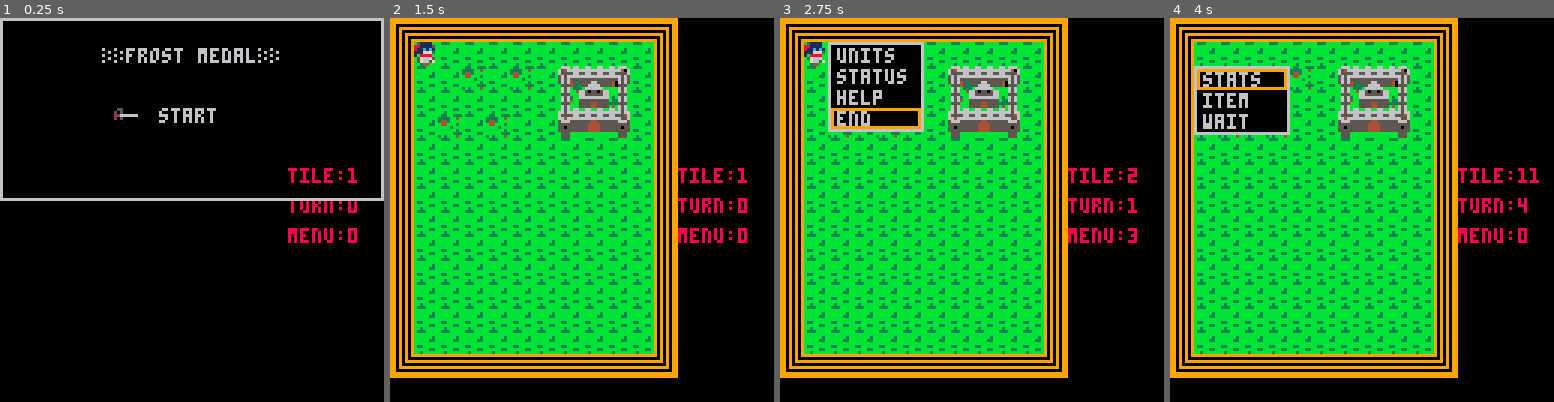
Above: before the commit, frames 1-4 (left to right).
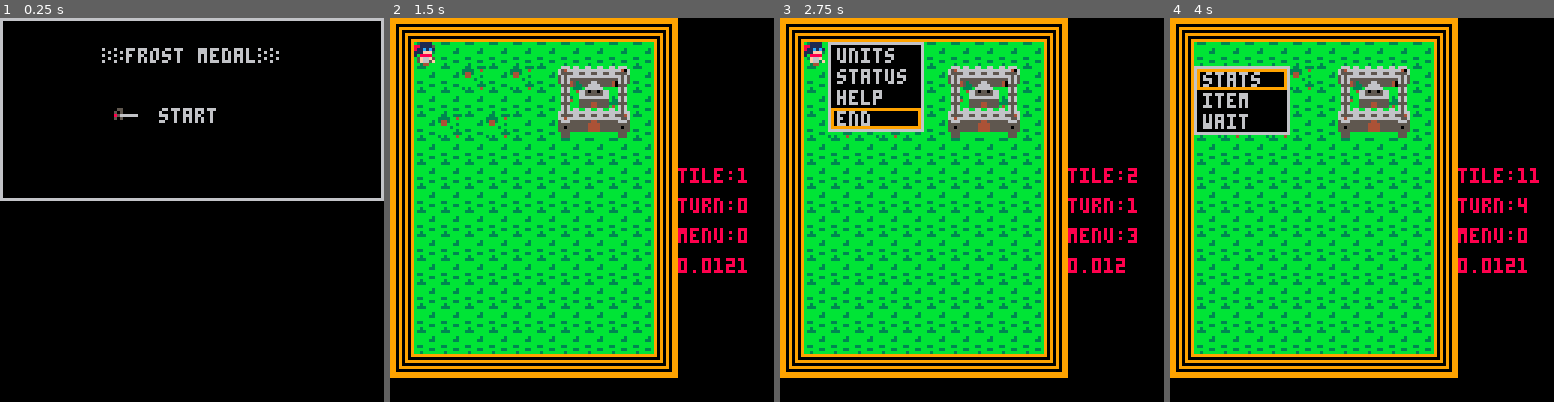
Above: after the commit, the same moments.

Repository: superbottles/frost_medal
Game: PICO-8 cartridge frost_medal.p8
The game is run twice, just before and just after one commit, with the same random seed, the same clock (stepped at 60 frames per second) and the same inputs.
Inputs:
- Up to frame 1 (0.25 s): no input
- Up to frame 2 (1.5 s): tap X (X key) at 0.33, 1.07 s; tap O (Z key) at 0.7 s
- Up to frame 3 (2.75 s): hold Right 1.6-2.1 s; tap O (Z key) at 1.7, 2.1, 2.5 s; tap X (X key) at 1.85 s; hold Up 2.15-2.42 s; hold Right from 2.47 s (still down)
- Up to frame 4 (4 s): tap O (Z key) at 2.9, 3.3, 3.7 s; tap X (X key) at 2.97 s; release Right at 3.03 s; hold Left 3.08-3.58 s; hold Down 3.63-3.97 s

The runs differ from the first frame. In frame 1, 0.8% of the frame differs, in the area x 75-93%, y 39-59%; in frame 2, 0.3%; in frame 3, 0.3%; in frame 4, 0.3%.

Commit message:
Slight restructuring
Reorganized some sections before committing so I can pull from a new
platform.

Diff:
--- a/frost_medal.p8
+++ b/frost_medal.p8
@@ -1,16 +1,23 @@
 pico-8 cartridge // http://www.pico-8.com
 version 8
 __lua__
+--frost medal
+--an inspired fantasy rpg
 --[[
   author:bootles
   date: 5/15/2017
   sorry about the density of comments and notes!
   notes:
+  -restructure the draw_spr function to accept a sprite structure only.
+  currently structure members are passed alongside and it makes no sense
+  -the way unit movement is implemented is cool and all, but it should
+  obey the tile boundaries and move full tiles before shifting direction
   -how should i manage remembering the last unit used in an operating?
   i need to consider which game states require a unit as it's all based
   on global state. i guess all states that require a "remembered" unit
   will have to handle a global variable and be responsible for resetting it
   when implemented just reset to nil and nil check every op after that
+  (co-routines are probably the best solution)
   -new thought for menus: all menu text should be in one table, all menus
   after another. another table will be written that indexes each menu's
   starting point in the first menu plus it's "length"
@@ -24,6 +31,7 @@
   currently only two frames long so i should extend if possible
 --]]
 
+----constants
 --buttons
 left=0
 right=1
@@ -32,52 +40,10 @@
 confirm=4
 cancel=5
 
---gamemode,title=0,game=1
-gamemode=0
-
---[[ turn phases
-  0=cursor
-  1=action menu
-  2=moving character
-  3=animating move
-  3.5=moving back(may be changed)
-  4=unit menu
-  4.1=stats menu
---]]
-turnmode = 0
-
---menu cursor item
---should be reset after use!
-m_item = 0
-
---[[
-  temp vars for movement movechar saves the char in movement in case the user
-  wants to cancel. yhalf is used to circumvent moving one full tile per frame on
-  the y-axis,the slower animation looks better.
---]]
-movechar = nil
-yhalf = 0
-
---"tile" state
---[[
-  current tile cursor is on,where a tile is 8x8 pixels. used mostly to avoid
-  moving cursor beyond board bounds. prev tile is used for moving characters
-  from tile to tile. reset after used!
---]]
-cur_tile = 1
-prev_tile = nil
-
 --size of char in pixels
 --rough estimate but it works
 char_w = 4
 char_h = 5
-
---frame counter
---[[
-  all animated sprites are done in two frames using this counter. sp1 if
-  f<15, sp2 if f>=15
---]]
-frames = 0
 
 --menu item table
 act_menu = {
@@ -96,6 +62,51 @@
   "skl","spd","luk","def","res","mov"
 }
 
+----globals
+--gamemode,title=0,game=1
+gamemode=0
+
+--[[ turn phases
+  0=cursor
+  1=action menu
+  2=moving character
+  3=animating move
+  3.5=moving back(may be changed)
+  4=unit menu
+  4.1=stats menu
+--]]
+turnmode = 0
+
+--menu cursor item
+--should be reset after use!
+m_item = 0
+
+--[[
+  temp vars for movement movechar saves the char in movement in case the user
+  wants to cancel. yhalf is used to circumvent moving one full tile per frame on
+  the y-axis,the slower animation looks better.note:coroutines?
+--]]
+movechar = nil
+yhalf = 0
+
+--"tile" state
+--[[
+  current tile cursor is on,where a tile is 8x8 pixels. used mostly to avoid
+  moving cursor beyond board bounds. prev tile is used for moving characters
+  from tile to tile. reset after used!
+--]]
+cur_tile = 1
+prev_tile = nil
+
+--unit in use (used for moving)
+global_unit = nil
+
+--frame counter
+--[[
+  all animated sprites are done in two frames using this counter. sp1 if
+  f<15, sp2 if f>=15
+--]]
+frames = 0
 
 --sprite table
 s_char = {x=8,y=8,sp=16,mv=18,t=1}
@@ -109,9 +120,6 @@
 enemy = {}
 allunits = {player,enemy}
 
---unit in use (used for moving)
-global_unit = nil
-
 --map table
 maps = {one={0,0,0,0,10,10}}
 
@@ -119,12 +127,6 @@
 debug = true
 function _draw()
 	cls()
-  --debug info printed
-  if debug then
-    print("tile:"..cur_tile,96,50,8)
-    print("turn:"..turnmode,96,60,8)
-    print("menu:"..m_item,96,70,8)
-  end
 	---title menu
 	if (gamemode == 0) then
 		rect(0,0,127,60,6)
@@ -134,6 +136,13 @@
 	end
 	---game(map 1)
 	if (gamemode == 1) then
+    --debug info printed
+    if debug then
+      print("tile:"..cur_tile,96,50,8)
+      print("turn:"..turnmode,96,60,8)
+      print("menu:"..m_item,96,70,8)
+      print(""..stat(1),96,80,8)
+    end
 		map(maps["one"])
 		spr(draw_spr(curs),curs.x,curs.y)
 		spr(draw_spr(s_char),s_char.x,s_char.y)
@@ -185,37 +194,34 @@
 end
 
 --[[
-  will be used to draw all menus.
-  for now only includes action
-  menu.
+  will be used to draw all menus? currenly only draws interactive menus that
+  don't draw in unit/map data. stats menu drawing is separate but may
+  be combined later
 --]]
 function draw_menu(items,cursor)
-	--[[
-    menu window this function's magic numbers can be very hard to follow so
-    i'm adding tons of comments
-	--]]
   local len = #items
   --print(len,0,0,8) --old
   --[[
-    m_y is is the second y coord. to draw the menu rectangle.
-    character height for each menu item plus a 2 pixel buffer, one
-    pixel above and below each item.
+    i honestly forget exactly how i came to this formula. it creates
+    the second y coordinate to use to draw the menu. each menu element
+    has a 1 pixel wide buffer above and below so a cursor can be drawn
+    to highlight it like a box.
   --]]
   local m_y = char_h*len + ((len-1) * 2+3)
 
   --the added 31 is an arbitrary menu width
   rect(curs.x,curs.y,curs.x+31,m_y+curs.y,6)
   rectfill(curs.x+1,curs.y+1,curs.x+30,m_y+curs.y-1,0)
+
   --menu items
   --spaced by 7 chars on y-axis
-  --[[
-    least symbol heavy way to use a two-var for loop in lua?
-  --]]
+  --(character height + 2 pixel buffer mentioned above)
   local j = curs.y + 2
   for i=1,len do
     print(items[i],curs.x+3,j,6)
     j += 7
   end
+
 	--menu cursor
   if cursor then
     mcurs.x = curs.x + 1
@@ -224,6 +230,37 @@
   end
 end
 
+--[[
+  a non-interactive, customized version of draw_menu specifically
+  made for the stats menu. this function may stay separate from
+  draw_menu, but written to handle all non-interactive menus as they
+  come
+]]
+function draw_stats_menu(unit)
+  local len = #stat_menu
+  local m_y = char_h*len + ((len-1) * 2+3)
+
+  rect(curs.x,curs.y,curs.x+41,m_y+curs.y,6)
+  rectfill(curs.x+1,curs.y+1,curs.x+40,m_y+curs.y-1,0)
+
+  local y_print_offset = curs.y + 2
+  for i=1,#stat_menu do
+    if i == 1 then --name
+      print(unit[i],curs.x+3,y_print_offset,6)
+    end
+    if i == 2 then --class
+      print(unit[i],curs.x+3,y_print_offset,6)
+    end
+    if i == 3 then --hp
+      print(unit[i].."/"..unit[i+1],curs.x+3,y_print_offset,6)
+    end
+    if i > 4 then
+      print(stat_menu[i].." : "..unit[i],curs.x+3,y_print_offset,6)
+    end
+    y_print_offset += 7
+  end
+end
+
 --moves cursor
 function move_cursor()
 	--ones place of cur_tile
@@ -256,10 +293,14 @@
 	end
 end
 
---move given unit to tile
---return false if not complete
---return true if unit is on
---tile
+--[[
+  move given unit to tile
+  return false if not complete
+  return true if unit is on tile
+  currently this does not account for untraversable terrain, which
+  will be added at some point (i hope)
+  note: co-routines can probably simplify game-state shenanigans
+]]
 function move_unit(unit,tile)
 	xdis = tile % 10 - unit.t % 10
 	ydis = tile/10-unit.t/10
@@ -274,6 +315,10 @@
         return false
 			end
 		end
+    --[[
+      yhalf is a variable used to move partial y-axis tiles for animation
+      purposes.
+    ]]
 		if abs(ydis) > abs(xdis) then
 			if ydis > 0 then
 				yhalf += 1
@@ -333,30 +378,6 @@
 	end
 end
 
-function draw_stats_menu(unit)
-  local len = #stat_menu
-  local m_y = char_h*len + ((len-1) * 2+3)
-
-  rect(curs.x,curs.y,curs.x+41,m_y+curs.y,6)
-  rectfill(curs.x+1,curs.y+1,curs.x+40,m_y+curs.y-1,0)
-
-  local y_print_offset = curs.y + 2
-  for i=1,#stat_menu do
-    if i == 1 then --name
-      print(unit[i],curs.x+3,y_print_offset,6)
-    end
-    if i == 2 then --class
-      print(unit[i],curs.x+3,y_print_offset,6)
-    end
-    if i == 3 then --hp
-      print(unit[i].."/"..unit[i+1],curs.x+3,y_print_offset,6)
-    end
-    if i > 4 then
-      print(stat_menu[i].." : "..unit[i],curs.x+3,y_print_offset,6)
-    end
-    y_print_offset += 7
-  end
-end
 
 function char_on_tile(tile)
 	--for i in all(player) do
